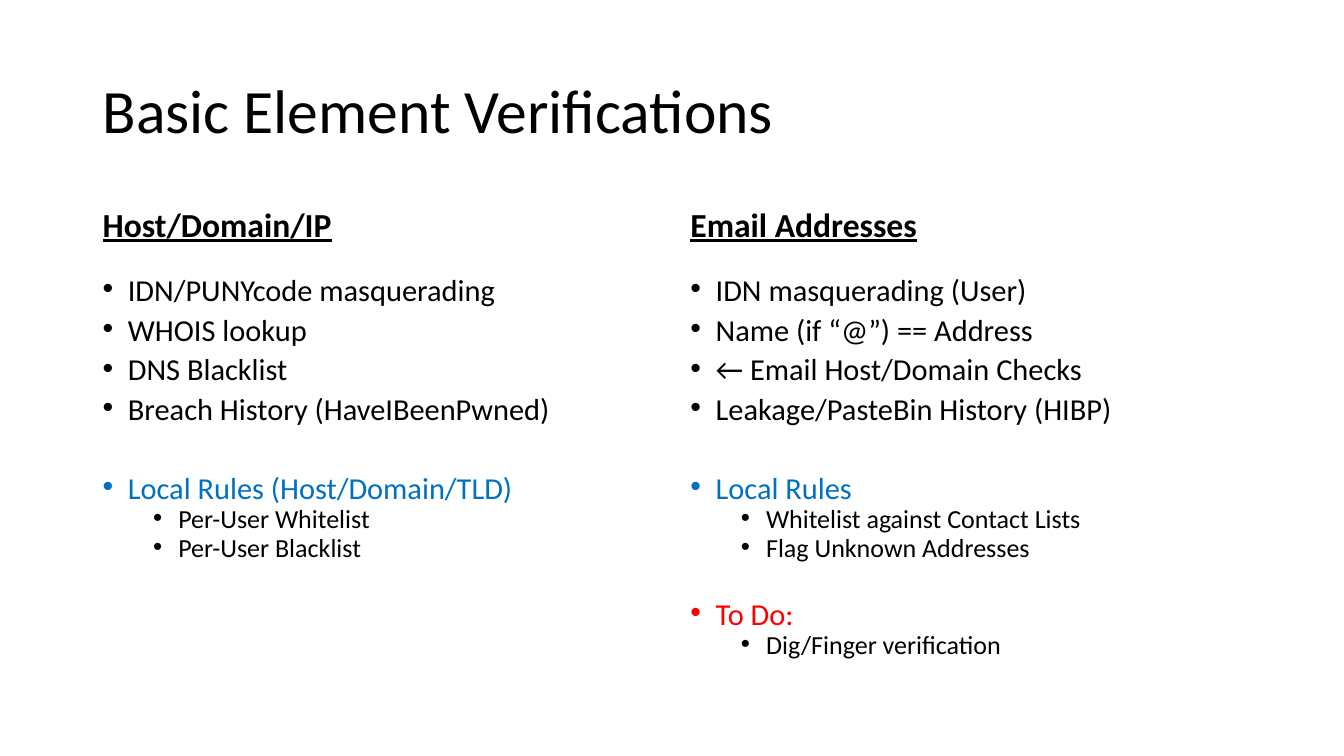
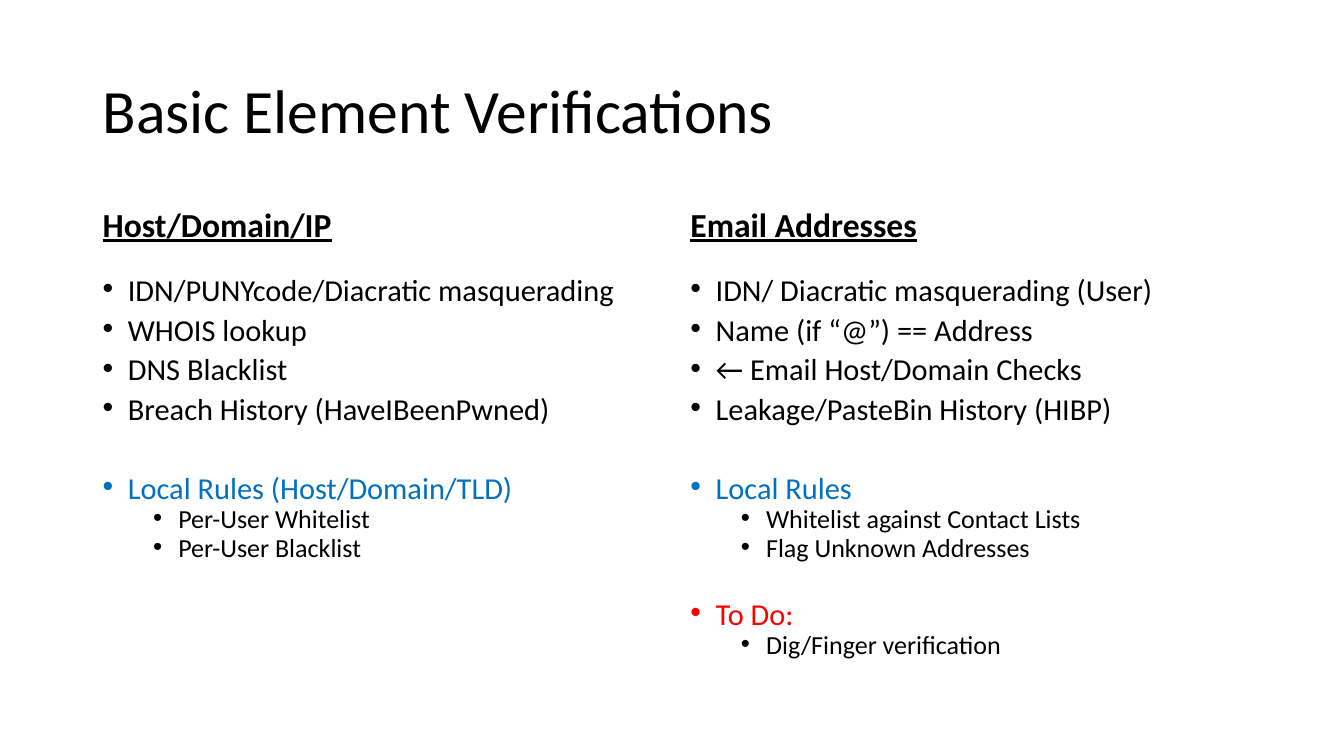
Before and after one commit to CodeChex/OutlookSafetyChecks, a slide deck: slide 2 of Outlook Safety Check.pptx. Drawn at 1344x756 pixels with LibreOffice and Linux fonts; fonts in the diff are those of the drawing. Boxes give left, top, right and bottom in pixels: in the first picture for what was removed or moved away, otherwise in the second. Text is boxed around its words. In the diff, an @@ line names an element or a change of style, - is before the commit and + after.

```diff
--- a/Outlook Safety Check.pptx
+++ b/Outlook Safety Check.pptx
@@ text at [128,280,613,307]: text changed @@
-• IDN/PUNYcode masquerading
+• IDN/PUNYcode/Diacratic masquerading
@@ text at [716,279,1153,307]: text changed @@
-• IDN masquerading (User)
+• IDN/ Diacratic masquerading (User)
```
Also in this commit, not shown: 8 other slides changed, 22 other files.
